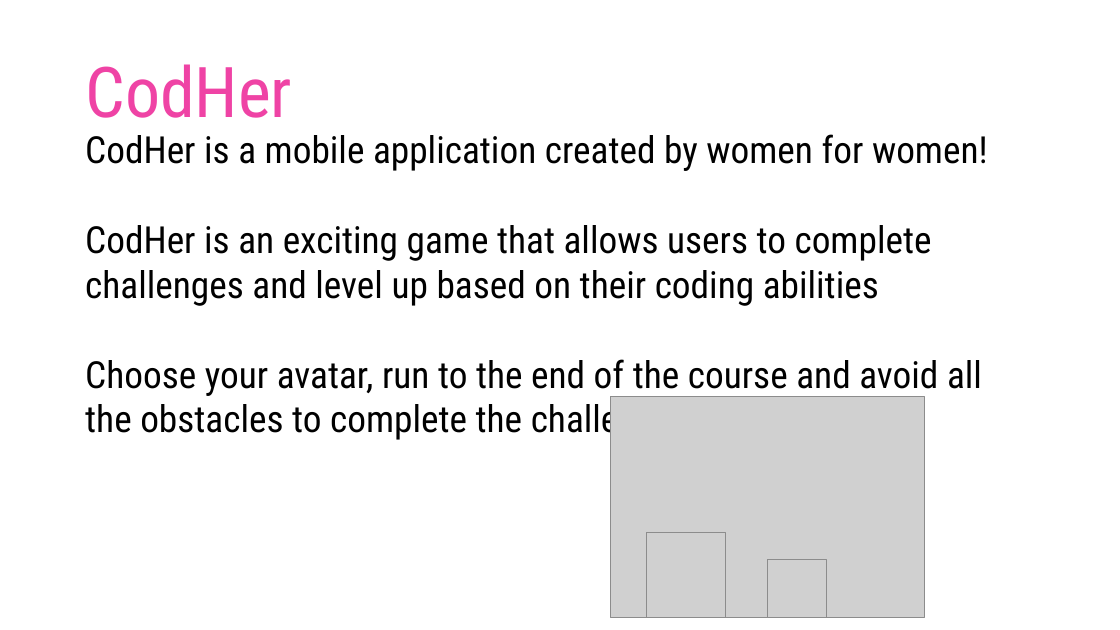
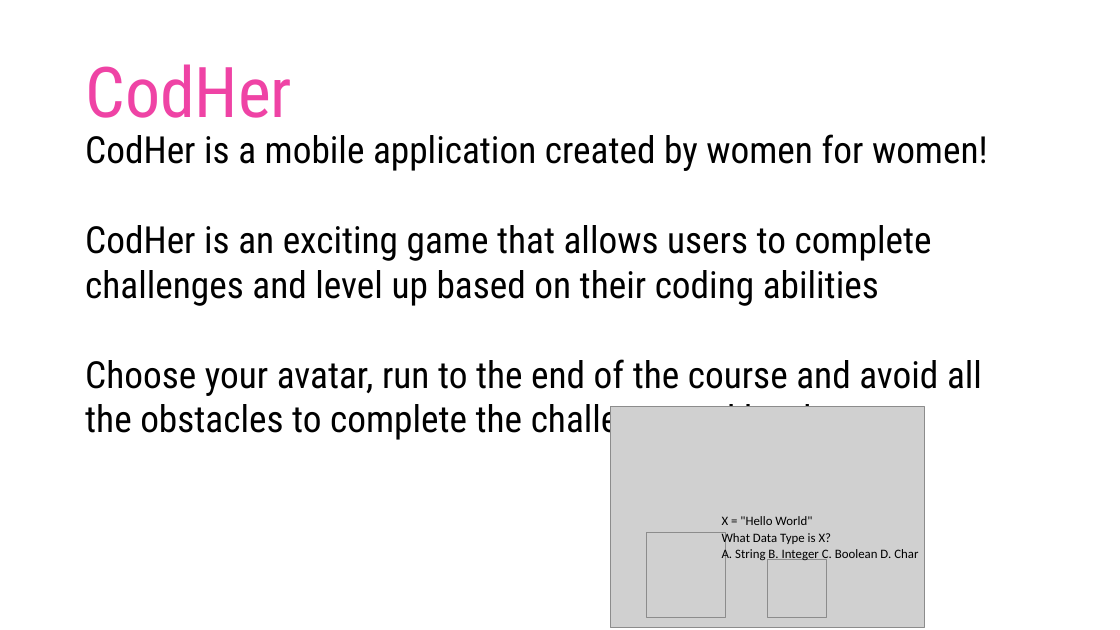
Before and after one commit to dashn98/SheInnovates19, a slide deck: slide 2 of SheInnovates19 Presentation.pptx. Drawn at 1120x630 pixels with LibreOffice and Linux fonts; fonts in the diff are those of the drawing; grey boxes stand for pictures; background and template pictures are left out. Boxes give left, top, right and bottom in pixels: in the first picture for what was removed or moved away, otherwise in the second. Text is boxed around its words. In the diff, an @@ line names an element or a change of style, - is before the commit and + after.

```diff
--- a/SheInnovates19 Presentation.pptx
+++ b/SheInnovates19 Presentation.pptx
@@ picture: place and size @@
-picture at bbox=[611, 397, 925, 618]
+picture at bbox=[611, 407, 925, 628]
@@ text added at bbox=[722, 516, 918, 562], 11 pt, text #000000 @@
+X = "Hello World"
+What Data Type is X?
+A. String B. Integer C. Boolean D. Char
```
Also in this commit, not shown: 1 other slide changed, 1 other file.
